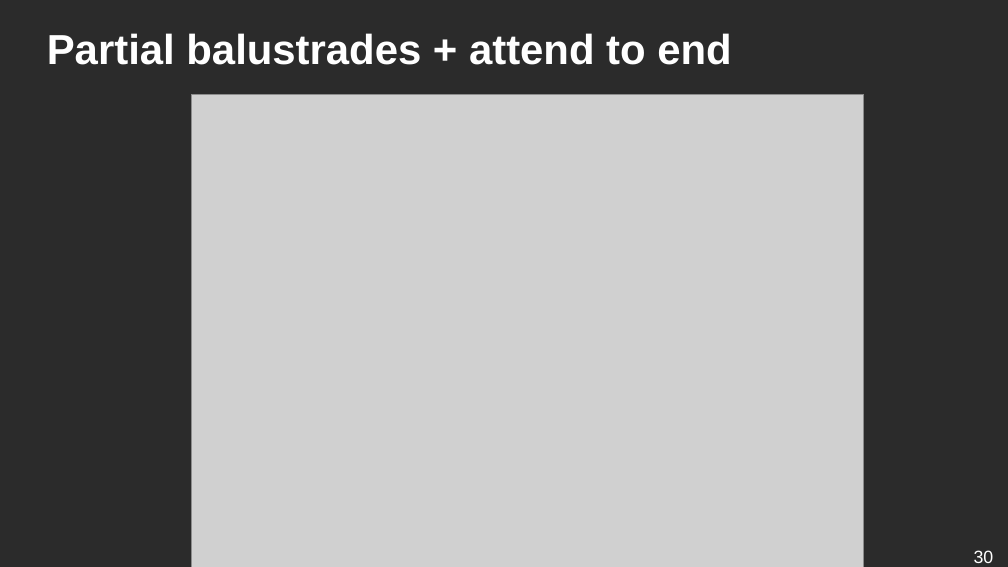
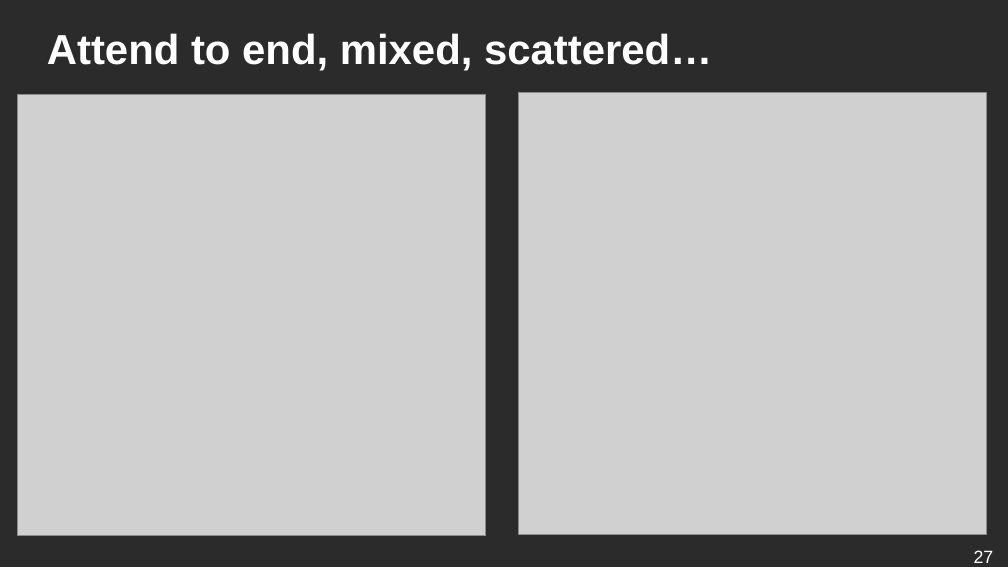
Before and after one commit to ufal/lsd, a slide deck: slide 27 of conferences/2019-blackbox-balustrades/presentation.odp (slide 30 before the commit). Drawn at 1008x567 pixels with LibreOffice and Linux fonts; fonts in the diff are those of the drawing; grey boxes stand for pictures; background and template pictures are left out; a plain dark background stands for a picture behind light text. Boxes give left, top, right and bottom in pixels: in the first picture for what was removed or moved away, otherwise in the second. Text is boxed around its words. In the diff, an @@ line names an element or a change of style, - is before the commit and + after.

```diff
--- a/conferences/2019-blackbox-balustrades/presentation.odp
+++ b/conferences/2019-blackbox-balustrades/presentation.odp
@@ title at (47, 33, 712, 71): text changed @@
-Partial balustrades + attend to end
+Attend to end, mixed, scattered…
@@ picture: place and size @@
-picture at (191, 94, 864, 567)
+picture at (18, 95, 487, 537)
@@ picture added at (519, 92, 987, 534) @@
@@ page number at (974, 550, 994, 563): text changed @@
-30
+27
```
Also in this commit, not shown: 2 other slides changed, 14 slides added, 11 slides removed, 1 other file.
